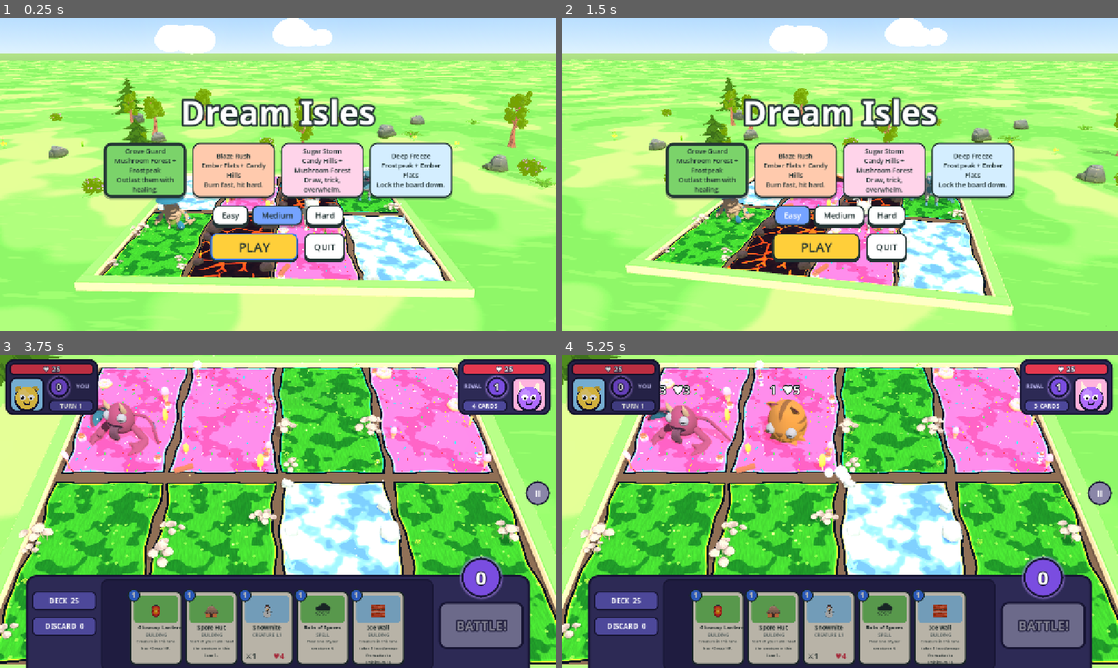
Above: before the commit, frames 1-4 (two rows, left to right).
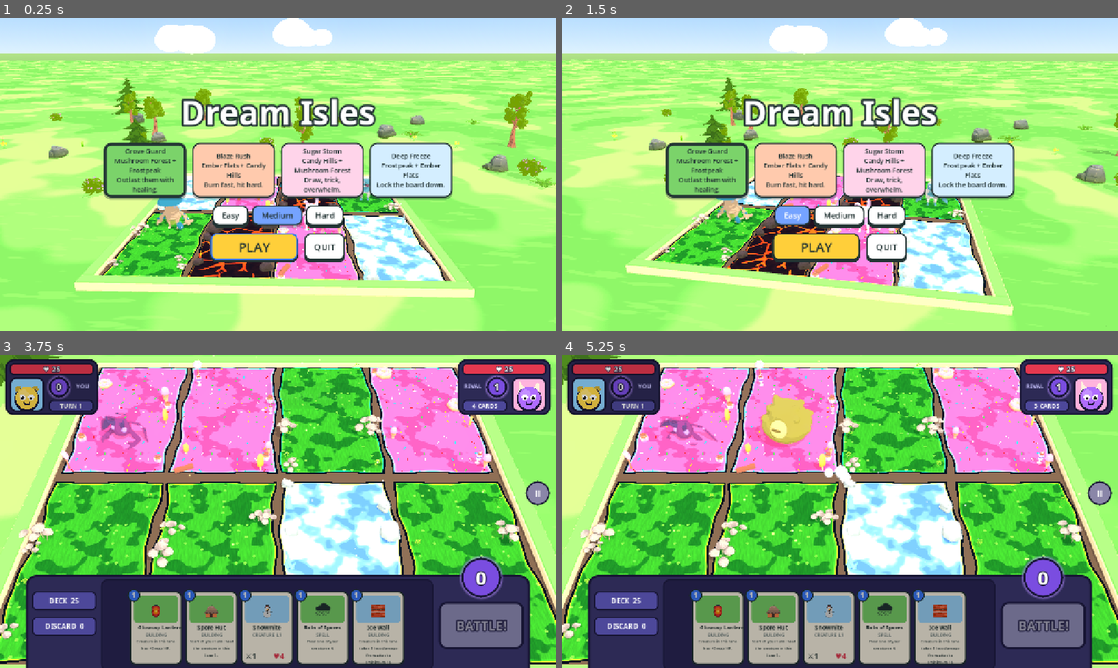
Above: after the commit, the same moments.

Repository: muriarty1893/cardwards
Game: Godot game, scene res://menus/main_menu.tscn
Same seed, same stepped clock (60 frames per second), same inputs: the game is played once before the commit and once after it.
Inputs (mouse positions are in pixels of both pictures, inside the frame that each line leads up to):
- Up to frame 1 (0.25 s): no input
- Up to frame 2 (1.5 s): click "Easy" at 0.5 s; click "Easy" at 1.25 s
- Up to frame 3 (3.75 s): click "PLAY" at 2 s; drag from (155, 627) to (333, 442) at 2.77 s; drag from (155, 627) to (250, 574) at 3.52 s
- Up to frame 4 (5.25 s): move the mouse to (717, 627) at 4.27 s; click (717, 627) at 4.42 s; drag from (773, 627) to (673, 464) at 5.02 s

The runs differ from the first frame. In frame 1, 0.7% of the frame differs, in the area x 27-69%, y 47-69%; in frame 2, 0.7%; in frame 3, 1.2%; in frame 4, 2.6%, in the area x 15-46%, y 9-33%.

Commit message:
feat: creatures and buildings from VisualDB with toon shading, sizes by level, fidgets
Co-Authored-By: Claude Opus 5.5 <noreply@anthropic.com>
Claude-Session: https://claude.ai/code/session_01KWhDzHoaJZoxty1TDdYE3R

Diff:
--- /dev/null
+++ b/tests/test_pieces.gd
@@ -0,0 +1,33 @@
+extends TestCase
+## Creatures and buildings come from VisualDB with toon materials and level-based sizes.
+
+
+func test_creature_heights_and_toon() -> bool:
+	for c: CardData in CardDB.all_cards():
+		if not c.is_creature():
+			continue
+		var v := CreatureView.create(c)
+		var box: AABB = Palette.bounds(v.body)
+		var h: float = box.size.y * v.body.scale.y
+		var w: float = maxf(box.size.x, box.size.z) * v.body.scale.x
+		var full_height: bool = absf(h - CreatureView.HEIGHTS[c.level]) < 0.03
+		var width_capped: bool = h < CreatureView.HEIGHTS[c.level] and absf(w - CreatureView.MAX_WIDTH) < 0.03
+		assert_true(full_height or width_capped, "%s height %f width %f" % [c.id, h, w])
+		for mi: Node in v.body.find_children("*", "MeshInstance3D", true, false):
+			var m := (mi as MeshInstance3D).get_active_material(0) as ShaderMaterial
+			assert_true(m != null and m.shader.resource_path == Toon.SHADER_PATH, "%s toon" % c.id)
+		v.free()
+	return true
+
+func test_missing_model_fallback() -> bool:
+	var v := CreatureView.create(CardDB.card(&"cinderpup"), "res://nope.gltf")
+	assert_true(v.body != null, "fallback body")
+	v.free()
+	return true
+
+func test_fidget_respects_busy() -> bool:
+	var v := CreatureView.create(CardDB.card(&"gumdrop"))
+	v.busy = true
+	assert_true(not v.fidget(), "no fidget while busy")
+	v.free()
+	return true
--- a/view/event_player.gd
+++ b/view/event_player.gd
@@ -102,9 +102,7 @@
 			var v: CreatureView = m.creature_views[d["player"]][d["lane"]]
 			if v:
 				m.creature_views[d["player"]][d["lane"]] = null
-				var col: Color = Color.WHITE
-				if v.card and CreatureView.LOOKS.has(v.card.id):
-					col = Color(CreatureView.LOOKS[v.card.id][0] as String)
+				var col: Color = Palette.LAND_CARD[v.card.land] if v.card else Color.WHITE
 				Poof.spawn(m, v.global_position + Vector3(0, 0.3, 0), col, 30)
 				var death: float = v.play_death()
 				if death > 0.0:
--- a/view/match.gd
+++ b/view/match.gd
@@ -270,13 +270,11 @@
 	return v
 
 
-## Update stat badges and freeze visuals from the state.
+## Update freeze visuals from the state.
 func refresh_pieces() -> void:
 	for p: int in 2:
 		for l: int in 4:
 			var v: CreatureView = creature_views[p][l]
 			var cr: GameState.CreatureState = state.players[p].lanes[l].creature
 			if v and cr:
-				var max_hp: int = Rules.effective_max_hp(state, p, l)
-				v.set_stats(Rules.effective_attack(state, p, l), max_hp - cr.damage, max_hp)
 				v.set_frozen(cr.is_frozen())
--- a/view/pieces/building_view.gd
+++ b/view/pieces/building_view.gd
@@ -14,12 +14,13 @@
 static func create(c: CardData) -> BuildingView:
 	var v := BuildingView.new()
 	v.card = c
-	var path: String = "res://assets/buildings/%s.gltf" % c.id
+	var path: String = VisualDB.model_path(c.id)
 	if ResourceLoader.exists(path):
 		var mdl: Node3D = Palette.model(path, HEIGHT, MAX_WIDTH)
+		Toon.apply(mdl, VisualDB.tint(c.id))
 		mdl.position.y = Island.TOP_Y
 		v.add_child(mdl)
 	else:
-		v.add_child(Palette.mesh(Palette.cylinder(0.3, 0.36, 0.7, 8), Palette.mat(Color("#efe3c8"), 0.8, true), Vector3(0, 0.5, 0)))
-		v.add_child(Palette.mesh(Palette.cylinder(0.0, 0.42, 0.5, 8), Palette.mat(Palette.LAND_TOP[c.land].darkened(0.15), 0.7, true), Vector3(0, 1.1, 0)))
+		v.add_child(Palette.mesh(Palette.cylinder(0.3, 0.36, 0.7, 8), Toon.plain(Color("#efe3c8")), Vector3(0, 0.5, 0)))
+		v.add_child(Palette.mesh(Palette.cylinder(0.0, 0.42, 0.5, 8), Toon.plain(Palette.LAND_TOP[c.land].darkened(0.15)), Vector3(0, 1.1, 0)))
 	return v
--- a/view/pieces/creature_view.gd
+++ b/view/pieces/creature_view.gd
@@ -1,91 +1,49 @@
 class_name CreatureView
 extends Node3D
-## A chunky blob creature built from primitives. A scene at
-## res://view/pieces/creatures/<id>.tscn (root extends CreatureView) overrides the blob.
+## A creature on the board: its VisualDB model in the cartoon style, sized by level,
+## playing idle with the odd fidget, plus hit flash, dissolve and the freeze shell.
 
 const BASE_Y := 0.58
-
-## id -> [body colour, scale, feature]
-const LOOKS: Dictionary = {
-	&"sporeling": ["#9be36a", 0.9, &"cap"], &"mossback": ["#5aa34a", 1.05, &"shell"],
-	&"puffcap": ["#f2e6c8", 0.95, &"cap"], &"glimmer_morel": ["#c9a46a", 1.05, &"cap"],
-	&"rootstalker": ["#7a5a3a", 1.1, &"horns"], &"elder_shroomhulk": ["#6fbf5a", 1.3, &"cap"],
-	&"cinderpup": ["#ff9a3a", 0.85, &"ears"], &"ashmite": ["#6a5050", 0.85, &"spikes"],
-	&"flarebeak": ["#ff6a3a", 0.95, &"wings"], &"magmaw": ["#d8402a", 1.1, &"horns"],
-	&"blazehorn": ["#ff7a2a", 1.15, &"horns"], &"inferno_drake": ["#e5384f", 1.3, &"wings"],
-	&"gumdrop": ["#ff6ab0", 0.85, &"none"], &"taffy_snail": ["#ffd84a", 0.95, &"shell"],
-	&"lollibat": ["#b06cff", 0.9, &"wings"], &"sugar_sprite": ["#7fe0ff", 0.95, &"ears"],
-	&"jellywobble": ["#4ad0ff", 1.1, &"none"], &"bonbon_behemoth": ["#ff8ad8", 1.3, &"ears"],
-	&"snowmite": ["#e8f6ff", 0.85, &"ears"], &"iceling": ["#9fd8ff", 0.95, &"spikes"],
-	&"frostfang": ["#6aa8ff", 1.0, &"ears"], &"glacier_tortoise": ["#7fb0c8", 1.15, &"shell"],
-	&"rimewing": ["#bfe8ff", 1.05, &"wings"], &"blizzard_titan": ["#5a8adf", 1.3, &"horns"],
-}
-
-## id -> model under res://assets/monsters (Quaternius "Ultimate Monsters", CC0).
-const MODELS: Dictionary = {
-	&"sporeling": "blob/Mushnub",
-	&"mossback": "blob/GreenBlob",
-	&"puffcap": "blob/Cactoro",
-	&"glimmer_morel": "blob/Mushnub_Evolved",
-	&"rootstalker": "big/Cactoro",
-	&"elder_shroomhulk": "big/MushroomKing",
-	&"cinderpup": "blob/Dog",
-	&"ashmite": "blob/Ninja",
-	&"flarebeak": "flying/Dragon",
-	&"magmaw": "big/Demon",
-	&"blazehorn": "big/Dino",
-	&"inferno_drake": "flying/Dragon_Evolved",
-	&"gumdrop": "blob/PinkBlob",
-	&"taffy_snail": "blob/Cat",
-	&"lollibat": "flying/Squidle",
-	&"sugar_sprite": "blob/Wizard",
-	&"jellywobble": "flying/Hywirl",
-	&"bonbon_behemoth": "big/Bunny",
-	&"snowmite": "blob/Yeti",
-	&"iceling": "blob/Fish",
-	&"frostfang": "blob/Birb",
-	&"glacier_tortoise": "big/BlueDemon",
-	&"rimewing": "flying/Pigeon",
-	&"blizzard_titan": "big/Yeti",
-}
-## Standing height in world units by creature level.
-const HEIGHTS: Array[float] = [1.0, 1.0, 1.25, 1.6]
+## Standing height in world units by creature level (index 0 unused).
+const HEIGHTS: Array[float] = [1.0, 1.0, 1.3, 1.7]
+## Wide flyers are scaled down so they stay inside their lane.
+const MAX_WIDTH := 1.9
 const ATTACK_ANIMS: Array[StringName] = [&"Punch", &"Bite_Front", &"Headbutt"]
 const HIT_ANIMS: Array[StringName] = [&"HitReact", &"HitRecieve"]
 const IDLE_ANIMS: Array[StringName] = [&"Idle", &"Flying_Idle"]
+const FIDGET_ANIMS: Array[StringName] = [&"Wave", &"Yes", &"Dance"]
 
 var card: CardData
 var busy: bool = false
 var body: Node3D
 var height: float = 1.0
-var _badge: Label3D
 var _ice: MeshInstance3D
-var _phase: float = 0.0
-var _t: float = 0.0
-var _mat: StandardMaterial3D
 var _anim: AnimationPlayer
 var _idle: StringName = &""
+var _fidget_in: float = 0.0
 
 
-static func create(c: CardData) -> CreatureView:
+static func create(c: CardData, model_override: String = "") -> CreatureView:
 	var v := CreatureView.new()
 	v.card = c
 	v.height = HEIGHTS[clampi(c.level, 0, 3)]
-	var path: String = "res://assets/monsters/%s.gltf" % MODELS.get(c.id, "")
-	if MODELS.has(c.id) and ResourceLoader.exists(path):
-		v._build_model(load(path) as PackedScene)
+	var path: String = model_override if model_override != "" else VisualDB.model_path(c.id)
+	if path != "" and ResourceLoader.exists(path):
+		v._build_model(load(path) as PackedScene, VisualDB.tint(c.id))
 	else:
-		v._build_blob(c)
-	v._add_badge()
-	v._phase = randf() * TAU
+		v._build_fallback(c)
+	v._add_ice()
+	v._fidget_in = randf_range(6.0, 12.0)
 	return v
 
 
-func _build_model(scene: PackedScene) -> void:
+func _build_model(scene: PackedScene, tint: Color) -> void:
 	body = scene.instantiate() as Node3D
 	add_child(body)
+	Toon.apply(body, tint)
 	var box: AABB = Palette.bounds(body)
 	var k: float = height / maxf(box.size.y, 0.01)
+	k = minf(k, MAX_WIDTH / maxf(maxf(box.size.x, box.size.z), 0.01))
 	body.scale = Vector3.ONE * k
 	# Feet on the lane surface; the view's origin is BASE_Y above the board's zero.
 	body.position = Vector3(0, Island.TOP_Y - BASE_Y - box.position.y * k, 0)
@@ -95,9 +53,21 @@
 			if _anim.has_animation(n):
 				_idle = n
 				_anim.get_animation(n).loop_mode = Animation.LOOP_LINEAR
+				break
 		_anim.animation_finished.connect(func(_n: StringName) -> void: _play_idle())
 		_play_idle()
 		_anim.seek(randf() * 1.5, true)
+
+
+## Land-coloured toon capsule, used only if a model file is missing.
+func _build_fallback(c: CardData) -> void:
+	body = Node3D.new()
+	add_child(body)
+	var cap := CapsuleMesh.new()
+	cap.height = height
+	cap.radius = height * 0.3
+	body.add_child(Palette.mesh(cap, Toon.plain(Palette.LAND_CARD[c.land]), Vector3(0, height / 2.0, 0)))
+	body.position = Vector3(0, Island.TOP_Y - BASE_Y, 0)
 
 
 func _play_idle() -> void:
@@ -128,77 +98,34 @@
 	return _play_first([&"Death"])
 
 
-func _build_blob(c: CardData) -> void:
-	var look: Array = LOOKS.get(c.id, ["#ffd84a", 1.0, &"none"])
-	var col := Color(look[0] as String)
-	var sc: float = look[1]
-	height = 0.9 * sc
-	var feature: StringName = look[2]
-	body = Node3D.new()
-	body.scale = Vector3.ONE * sc
-	add_child(body)
-	_mat = Palette.mat(col, 0.45)
-	var main := Palette.mesh(Palette.sphere(0.45, 24), _mat)
-	main.scale = Vector3(1, 0.9, 1)
-	body.add_child(main)
-	var white := Palette.mat(Color.WHITE, 0.3)
-	var black := Palette.mat(Color("#111111"), 0.3)
-	for s: float in [-1.0, 1.0]:
-		body.add_child(Palette.mesh(Palette.sphere(0.1, 12), white, Vector3(0.15 * s, 0.12, 0.38)))
-		body.add_child(Palette.mesh(Palette.sphere(0.05, 10), black, Vector3(0.15 * s, 0.12, 0.47)))
-		var foot := Palette.mesh(Palette.sphere(0.13, 10), _mat, Vector3(0.22 * s, -0.38, 0.1))
-		foot.scale = Vector3(1, 0.6, 1)
-		body.add_child(foot)
-	var accent := Palette.mat(col.darkened(0.35), 0.6)
-	match feature:
-		&"cap":
-			var cap := SphereMesh.new()
-			cap.radius = 0.42
-			cap.height = 0.3
-			cap.is_hemisphere = true
-			body.add_child(Palette.mesh(cap, Palette.mat(Color("#e8443a"), 0.6), Vector3(0, 0.3, 0)))
-		&"horns":
-			for s: float in [-1.0, 1.0]:
-				var h := Palette.mesh(Palette.cylinder(0.0, 0.08, 0.3, 8), Palette.mat(Color("#fff3dd")), Vector3(0.22 * s, 0.45, 0.05))
-				h.rotation.z = -0.4 * s
-				body.add_child(h)
-		&"ears":
-			for s: float in [-1.0, 1.0]:
-				var e := Palette.mesh(Palette.sphere(0.12, 10), accent, Vector3(0.28 * s, 0.38, 0))
-				e.scale = Vector3(0.6, 1.3, 0.5)
-				body.add_child(e)
-		&"spikes":
-			for i: int in 5:
-				var a: float = -0.8 + i * 0.4
-				var sp := Palette.mesh(Palette.cylinder(0.0, 0.06, 0.2, 6), accent, Vector3(sin(a) * 0.3, 0.38 + cos(a) * 0.05, -0.15))
-				sp.rotation.z = -a * 0.8
-				body.add_child(sp)
-		&"wings":
-			for s: float in [-1.0, 1.0]:
-				var w := Palette.mesh(Palette.sphere(0.2, 10), accent, Vector3(0.45 * s, 0.1, -0.1))
-				w.scale = Vector3(1.2, 0.35, 0.8)
-				w.rotation.z = 0.5 * s
-				body.add_child(w)
-		&"shell":
-			var sh := SphereMesh.new()
-			sh.radius = 0.4
-			sh.height = 0.4
-			sh.is_hemisphere = true
-			var shell := Palette.mesh(sh, accent, Vector3(0, 0.05, -0.12))
-			shell.rotation.x = -0.6
-			body.add_child(shell)
+## Plays one of the model's fidget clips. False when busy or the model has none.
+func fidget() -> bool:
+	if busy or _anim == null:
+		return false
+	var options: Array[StringName] = []
+	for n: StringName in FIDGET_ANIMS:
+		if _anim.has_animation(n):
+			options.append(n)
+	if options.is_empty():
+		return false
+	_anim.play(options[randi() % options.size()], 0.2)
+	return true
 
 
-func _add_badge() -> void:
-	_badge = Label3D.new()
-	_badge.billboard = BaseMaterial3D.BILLBOARD_ENABLED
-	_badge.no_depth_test = true
-	_badge.font_size = 44
-	_badge.outline_size = 14
-	_badge.outline_modulate = Palette.INK
-	_badge.pixel_size = 0.006
-	_badge.position = Vector3(0, Island.TOP_Y - BASE_Y + height + 0.28, 0)
-	add_child(_badge)
+## Brief white flash (hit feedback).
+func flash(duration: float = 0.12) -> void:
+	var tw := create_tween()
+	tw.tween_method(func(x: float) -> void: Toon.set_flash(body, x), 1.0, 0.0, duration)
+
+
+## Dissolves the model away (death). Awaitable.
+func dissolve(duration: float = 0.35) -> void:
+	var tw := create_tween()
+	tw.tween_method(func(x: float) -> void: Toon.set_dissolve(body, x), 0.0, 1.0, duration)
+	await tw.finished
+
+
+func _add_ice() -> void:
 	_ice = Palette.mesh(BoxMesh.new(), _ice_mat(), Vector3(0, Island.TOP_Y - BASE_Y + height * 0.5, 0), false)
 	_ice.scale = Vector3.ONE * height * 1.1
 	_ice.visible = false
@@ -212,19 +139,12 @@
 	return m
 
 
-func set_stats(atk: int, hp_left: int, max_hp: int) -> void:
-	_badge.text = "%d  ♥%d" % [atk, hp_left]
-	_badge.modulate = Color.WHITE if hp_left >= max_hp else Color("#ffb0b0")
-
-
 func set_frozen(on: bool) -> void:
 	_ice.visible = on
 
 
 func _process(delta: float) -> void:
-	_t += delta
-	if busy or body == null or _anim != null:
-		return
-	var hop: float = maxf(0.0, sin(_t * 2.6 + _phase))
-	body.position.y = hop * 0.15
-	body.scale.y = body.scale.x * (1.0 - (1.0 - hop) * 0.06)
+	_fidget_in -= delta
+	if _fidget_in <= 0.0:
+		_fidget_in = randf_range(6.0, 12.0)
+		fidget()
Not shown, added: tests/test_pieces.gd.uid
